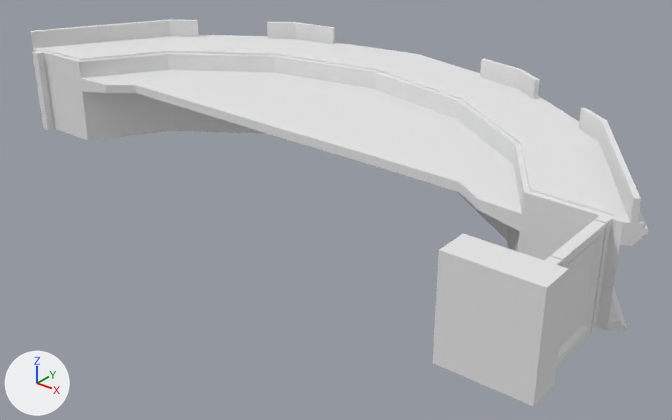
An edit to the FBX model Assets/HERE/3d_Assets/ReceptionDesk.fbx, drawn before and after from the same camera.
Before and after are seen from a camera (50 mm lens) standing at (62.8, -78.8, 43.5) and looking at (4.5, -5.9, -1.7). Lighting does not change. The marker at lower left points along +X, +Y and +Z. Where no turn or scale is listed for an object, it has been applied to the vertices.

Script lines for the objects in view, before the commit:
```python
me_cylinder5_cut6 = bpy.data.meshes.new('Cylinder5_cut6')
me_cylinder5_cut6.from_pydata(...)  # 350 vertices, 687 faces; spans x -44.3..37.6, y -24.8..17.4, z -7.3..5.0
me_cylinder5_cut6.materials.append(mat_default)  # white #e7e7e7
me_cylinder5_cut6_001 = bpy.data.meshes.new('Cylinder5_cut6.001')
me_cylinder5_cut6_001.from_pydata(...)  # 28 vertices, 50 faces; spans x -0.49..0.51, y -0.01..7.7, z -5.43..4.82
me_cylinder5_cut6_001.materials.append(mat_default)  # white #e7e7e7
ob_cylinder5_cut6 = bpy.data.objects.new('Cylinder5_cut6', me_cylinder5_cut6)
ob_cylinder5_cut6.location = (3.31, -0.91, 7.33)
ob_cylinder5_cut6_001 = bpy.data.objects.new('Cylinder5_cut6.001', me_cylinder5_cut6_001)
ob_cylinder5_cut6_001.location = (37.7, -21.42, 5.43)
```
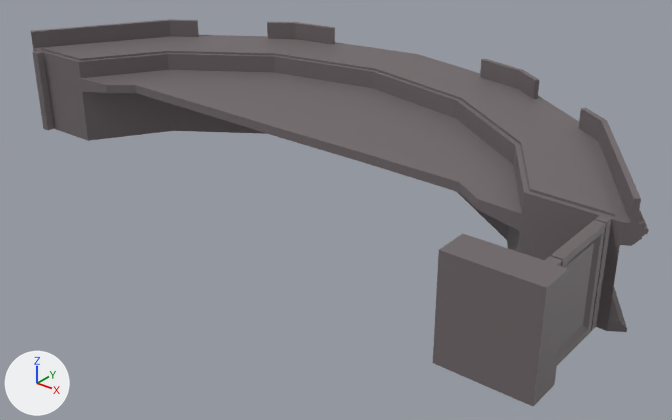
Where the newer file only moved an object's origin or applied its transform, the numbers keep the older frame.

What differs and where, as boxes (x1, y1, x2, y2) in the pictures (672 x 420 px):
```json
{"object": "Cylinder5_cut6", "change": "recoloured", "before": [31, 19, 649, 406], "after": [31, 19, 649, 406], "on screen": "white to grey"}
{"object": "Cylinder5_cut6.001", "change": "recoloured", "before": [551, 220, 606, 365], "after": [551, 220, 606, 365]}
```

Scene script edits in JSON lines:
```json
{"op": "add", "block": "mat_material", "code": ["mat_material = principled_material('Material')", "mat_material.base_color = (0.161, 0.137, 0.144)  # grey #70676a"]}
{"block": "me_cylinder5_cut6_001", "where": "me_cylinder5_cut6_001.from_pydata(...)  # 28 vertices, 50 faces; spans x -0.49..0.51, y -0.01..7.7, z -5.43..4.82"}
{"op": "remove", "block": "me_cylinder5_cut6_001", "code": "me_cylinder5_cut6_001.materials.append(mat_default)  # white #e7e7e7"}
{"op": "add", "block": "me_cylinder5_cut6_001", "code": "me_cylinder5_cut6_001.materials.append(mat_material)  # grey #70676a"}
{"block": "me_cylinder5_cut6", "where": "me_cylinder5_cut6.from_pydata(...)  # 350 vertices, 687 faces; spans x -44.3..37.6, y -24.8..17.4, z -7.3..5.0"}
{"op": "remove", "block": "me_cylinder5_cut6", "code": "me_cylinder5_cut6.materials.append(mat_default)  # white #e7e7e7"}
{"op": "add", "block": "me_cylinder5_cut6", "code": "me_cylinder5_cut6.materials.append(mat_material)  # grey #70676a"}
```
